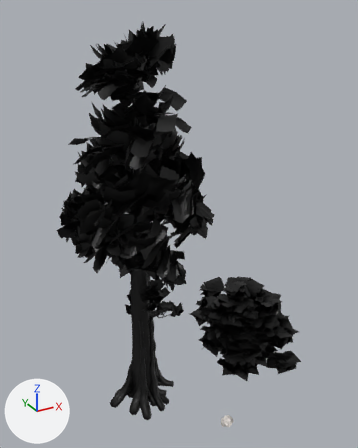
The glTF model data/natural_env_tiny3_recolour.gltf: old version first, new version second.
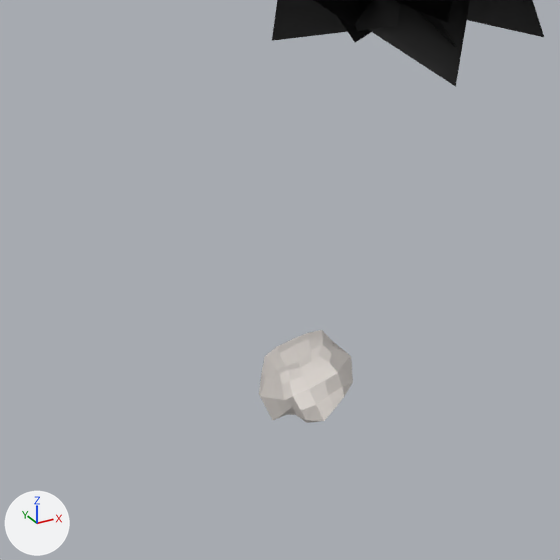
Each version is shown whole from a camera (50 mm lens) standing at (-26.9, -24.8, 45.3) and looking at (-1.3, 21.6, 22.1), then close up on the part from 52% to 73% of the width and 83% to 100% of the height. The axes (+X, +Y, +Z) are drawn at lower left. The lights are the same throughout. Where no turn or scale is listed for an object, it has been applied to the vertices.

Names of what the first close-up shows: 'Rock.Landscape.Style_2.004', 'Walnut_L.001'.
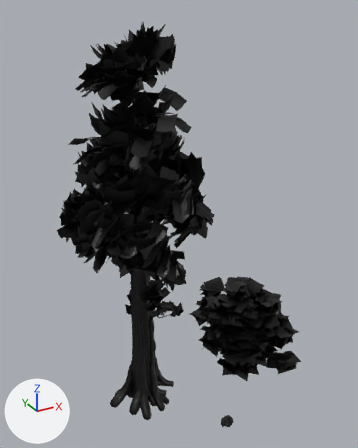
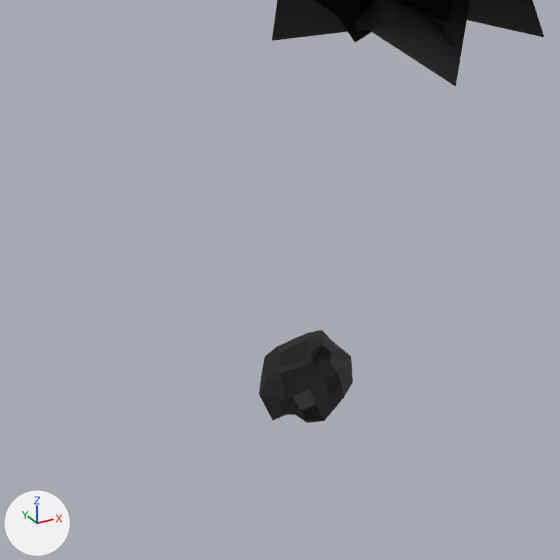
Changed parts and their boxes [x1, y1, x2, y2] in the close-ups (560 x 560 px):
'Rock.Landscape.Style_2.004', recoloured: [259, 330, 353, 423] in both

The edits, one by one:
me_rock_landscape_style_2_mesh_002 has 98 vertices, 192 faces and spans x -0.89..0.88, y -1.02..1.31, z -0.75..1.1.
me_rock_landscape_style_2_mesh_002 no longer uses material mat_rock_landscape_beige_mat (white #e7e0da).
me_rock_landscape_style_2_mesh_002 now uses material mat_defaultmaterial.
